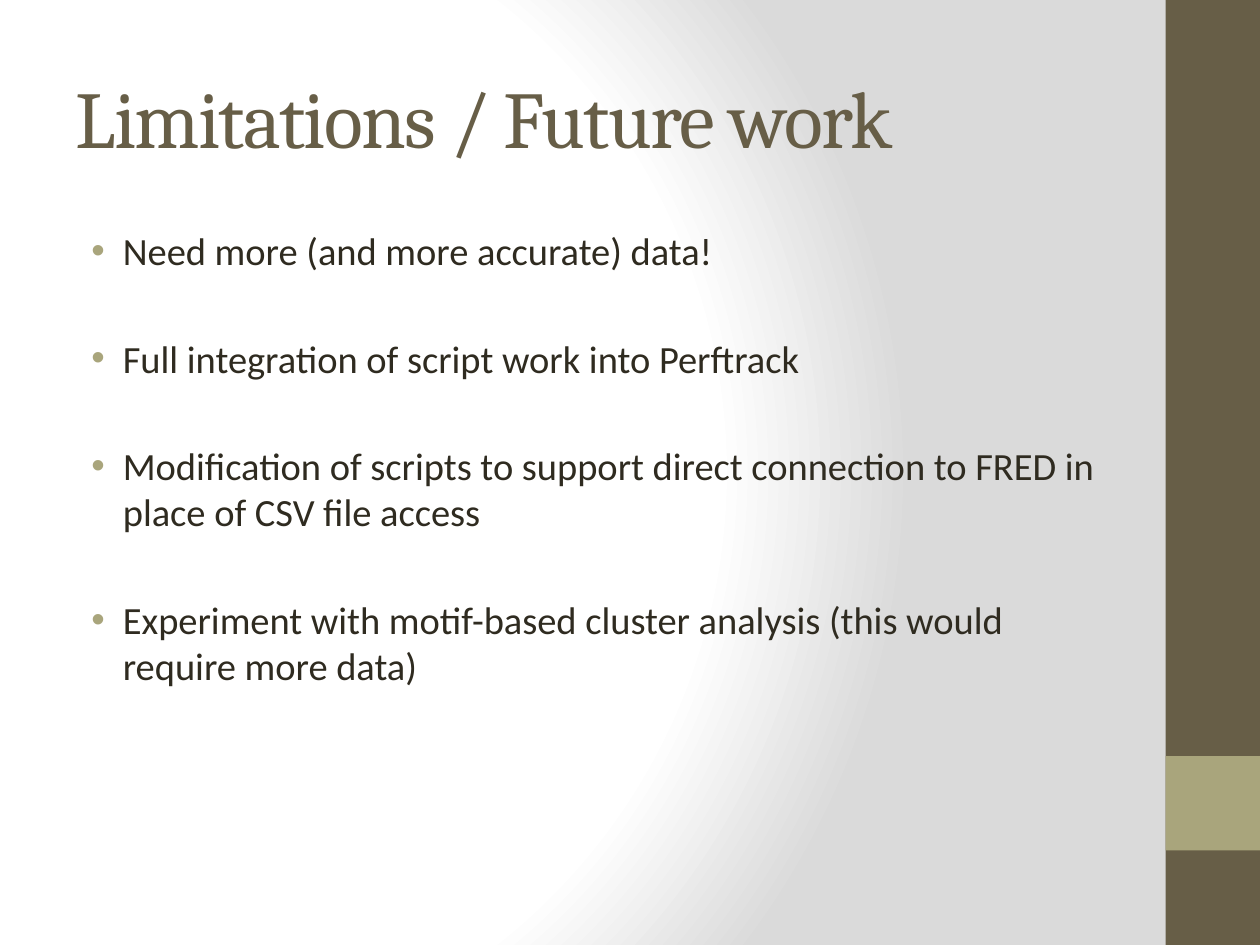
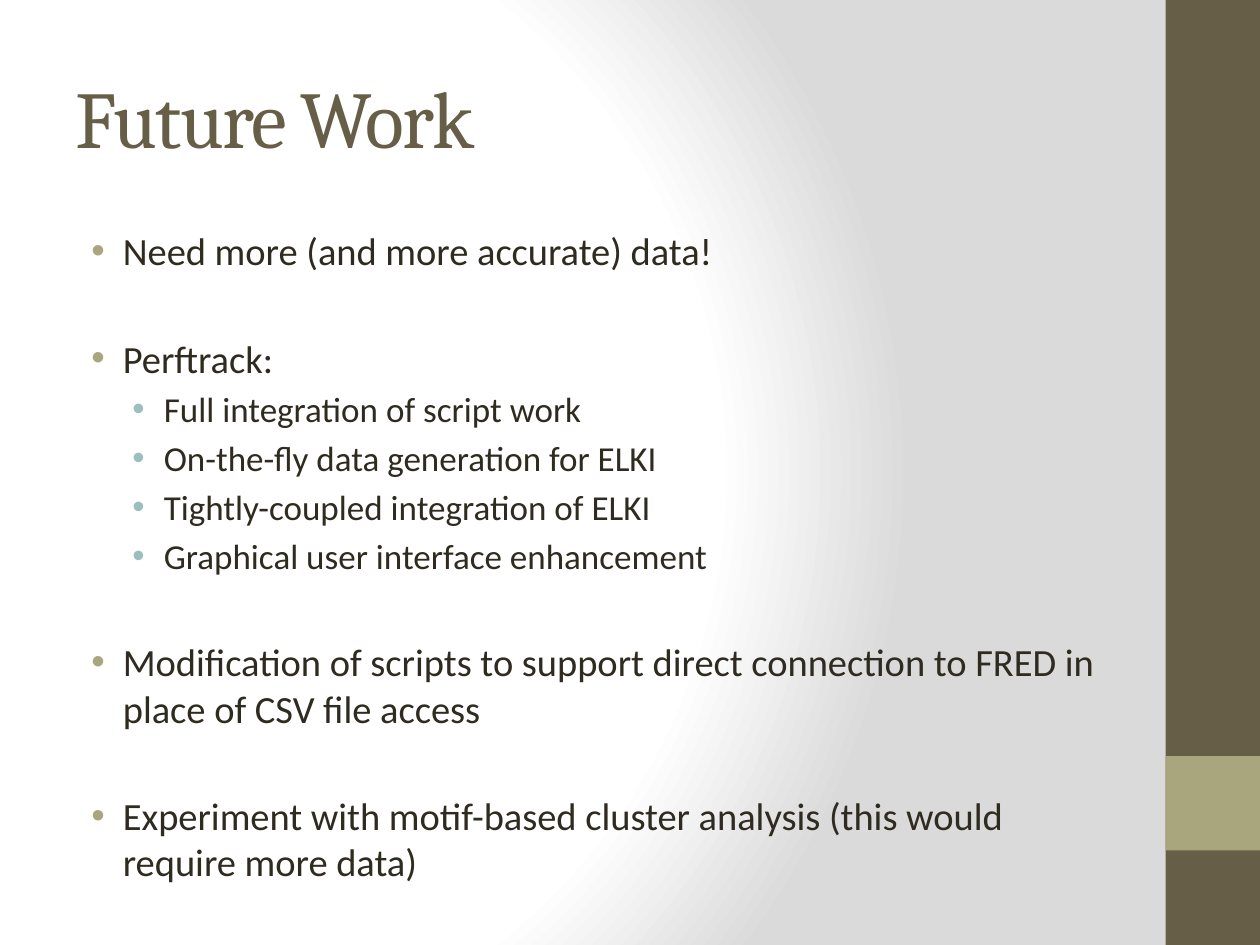
Before and after one commit to hemakumar/Data-Analysis_Group4c, a slide deck: slide 12 of paper/Integrated Data Center Power and Cooling Analysis.pptx (slide 11 before the commit). Drawn at 1260x945 pixels with LibreOffice and Linux fonts; fonts in the diff are those of the drawing. Boxes give left, top, right and bottom in pixels: in the first picture for what was removed or moved away, otherwise in the second. Text is boxed around its words. In the diff, an @@ line names an element or a change of style, - is before the commit and + after.

Commit message:
1. Added design slide. 2. Added perftrack slides. 3. Modified formatting

```diff
--- a/paper/Integrated Data Center Power and Cooling Analysis.pptx
+++ b/paper/Integrated Data Center Power and Cooling Analysis.pptx
@@ title at (76,92,475,149): text changed @@
-Limitations / Future work
+Future Work
@@ text at (123,346,707,575): text changed; size 22 to 20 pt @@
-• Full integration of script work into Perftrack
+• Perftrack:
+  • Full integration of script work
+  • On-the-fly data generation for ELKI
+  • Tightly-coupled integration of ELKI
+  • Graphical user interface enhancement
```
Also in this commit, not shown: 6 other slides changed, 2 slides added, 1 slide removed.
